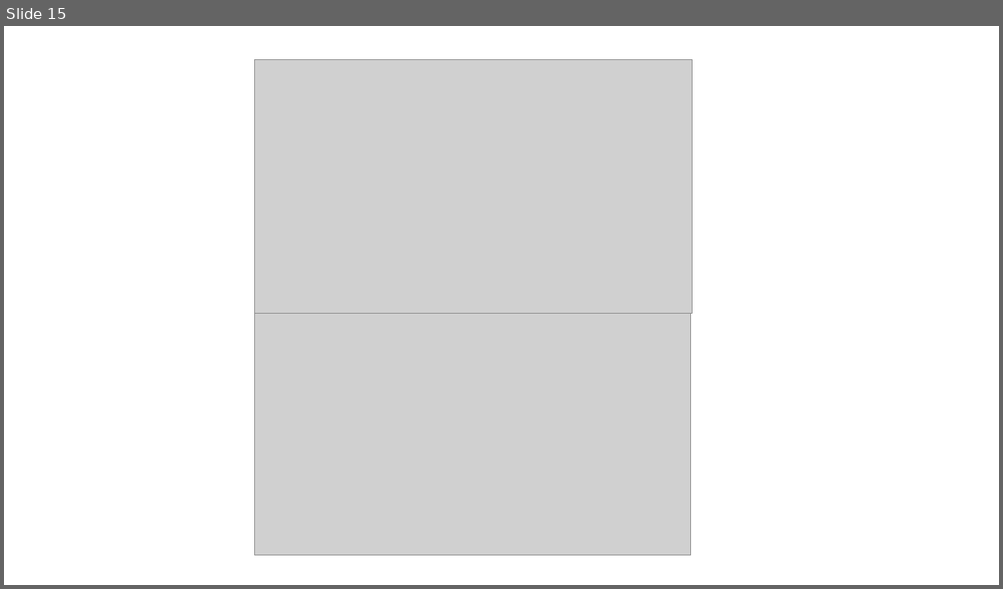
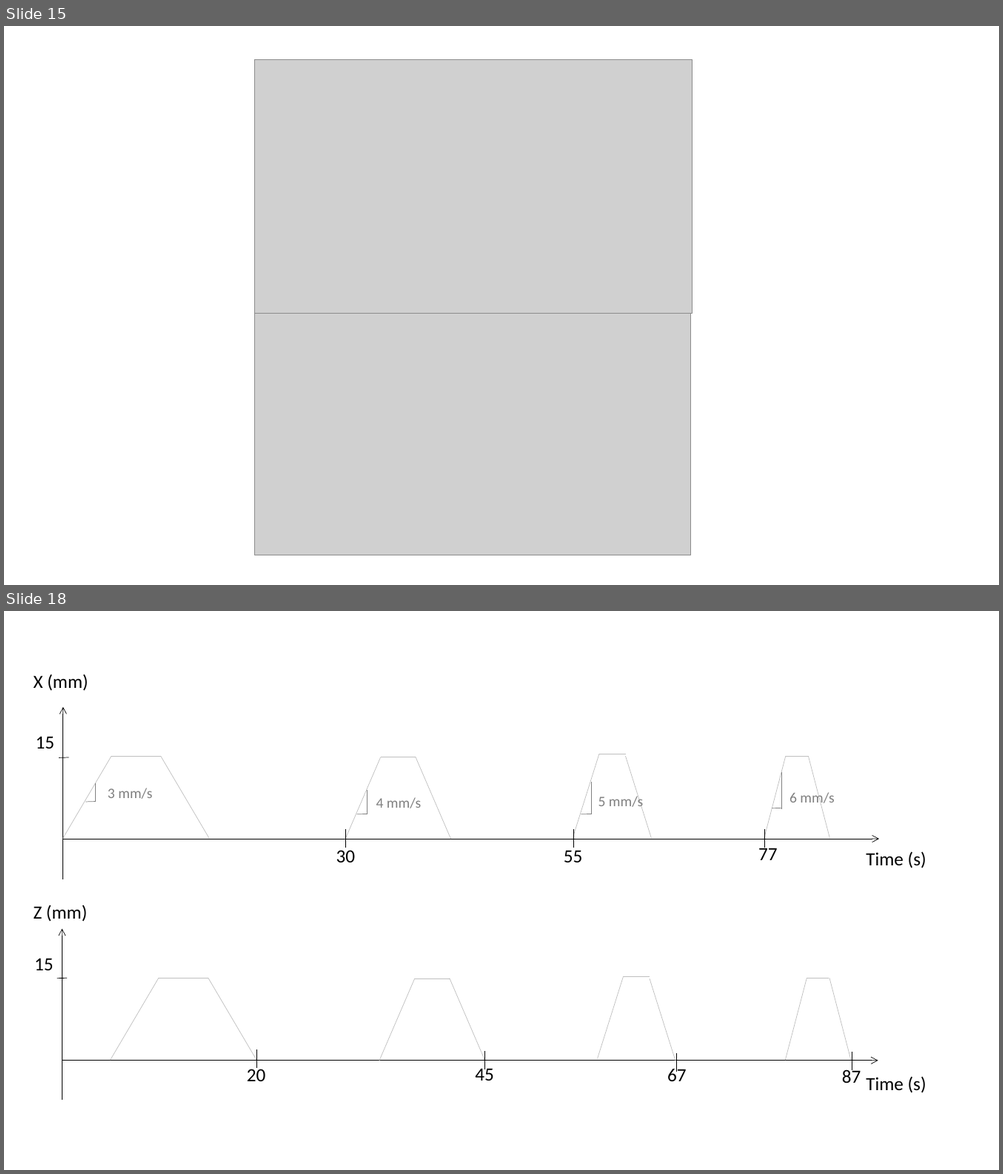
Before and after one commit to yichan0428/MS_thesis, a slide deck: 009YiChan/Chan's thesis/Images/Original/ppt.pptx. Shown one above the other, each under a label of ours: slide 15 before the commit, slides 15 and 18 after it; the slides between them are not shown. The pictures are 1003x589 and 1003x1174 pixels, drawn with LibreOffice and Linux fonts; fonts in the diff are those of the drawing; grey boxes stand for pictures. Boxes give left, top, right and bottom in pixels: in the first picture for what was removed or moved away, otherwise in the second. Text is boxed around its words. In the diff, an @@ line names an element or a change of style, - is before the commit and + after.

```diff
--- a/009YiChan/Chan's thesis/Images/Original/ppt.pptx
+++ b/009YiChan/Chan's thesis/Images/Original/ppt.pptx
@@ slide 18 added at [4, 611, 999, 1170], background #FFFFFF @@
@@ group added at [34, 674, 926, 1100]: 41 lines, 17 texts, 4 arrows @@
+Time (s)
+Time (s)
+X (mm)
+Z (mm)
+20
+30
+77
+45
+55
+67
+87
+15
+15
+3 mm/s
+6 mm/s
+5 mm/s
+4 mm/s
```
Also in this commit, not shown: 2 slides changed, 2 other slides added, 49 other files.
